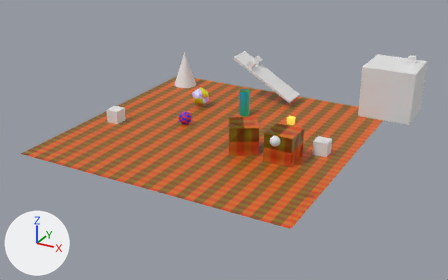
What one commit did to the glTF model importer/tests/assets/sample_level.glb.
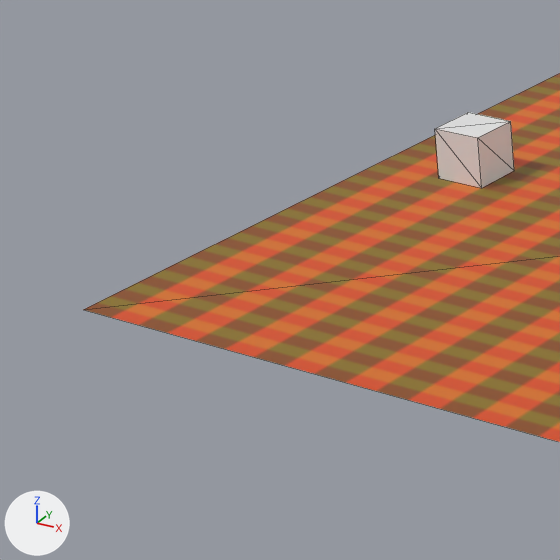
The first picture shows the older version from a camera (50 mm lens) standing at (20.7, -37.1, 17.9) and looking at (0.6, -0.5, -0.4). The close-ups show the older and then the newer version on the part from 0% to 31% of the width and 28% to 77% of the height of that picture. Only the edits that show in the close-ups are written down. Lighting does not change. The marker at lower left points along +X, +Y and +Z. The close-ups show mesh edges as thin lines. Objects named as collision shapes, trigger or cutter boxes, shadow casters or lower levels of detail are left out. Where no turn or scale is listed for an object, it has been applied to the vertices.

Objects in the first close-up: 'cart_body', 'ground'.
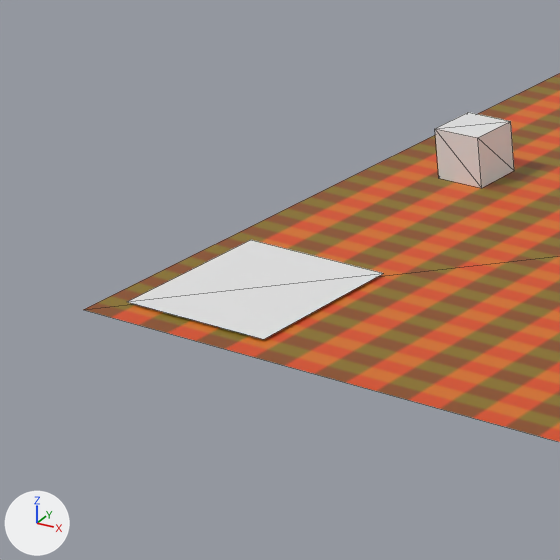
Pixel boxes [x1, y1, x2, y2] of what changed, in the close-ups (560 x 560 px):
```json
{"object": "water", "change": "added", "after": [128, 240, 383, 339]}
```

Scene script edits in JSON lines:
```json
{"op": "add", "block": "me_water", "code": ["me_water = bpy.data.meshes.new('water')", "me_water.from_pydata([(-1.5, -1.5, 0.0), (1.5, -1.5, 0.0), (-1.5, 1.5, 0.0), (1.5, 1.5, 0.0)], [], [(0, 1, 3), (0, 3, 2)])"]}
{"op": "add", "block": "ob_water", "code": ["ob_water = bpy.data.objects.new('water', me_water)", "ob_water.location = (-8.0, -8.0, 0.05)"]}
```
